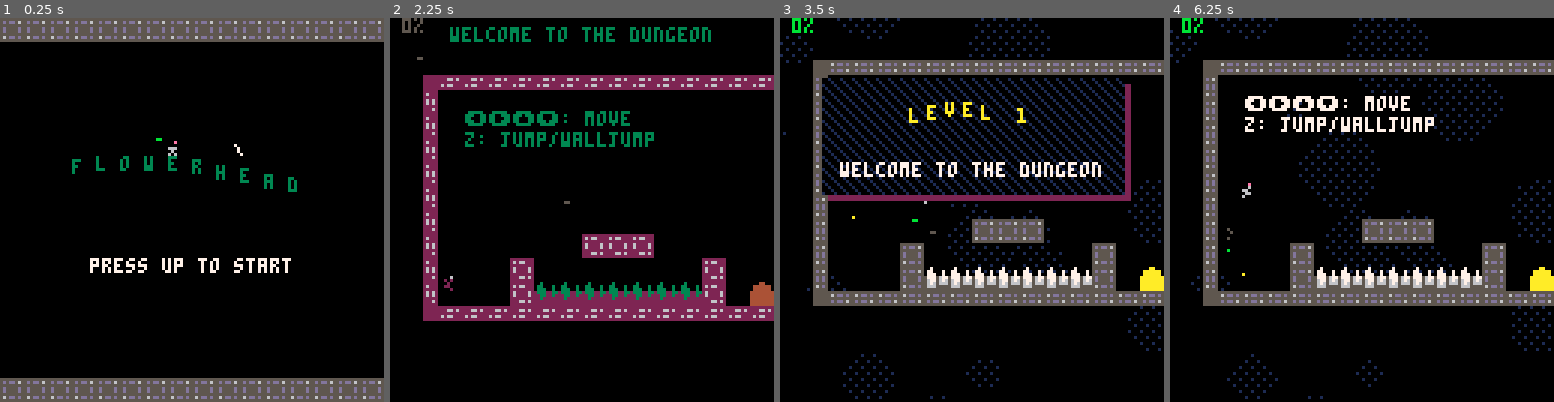
Above: before the commit, frames 1-4 (left to right).
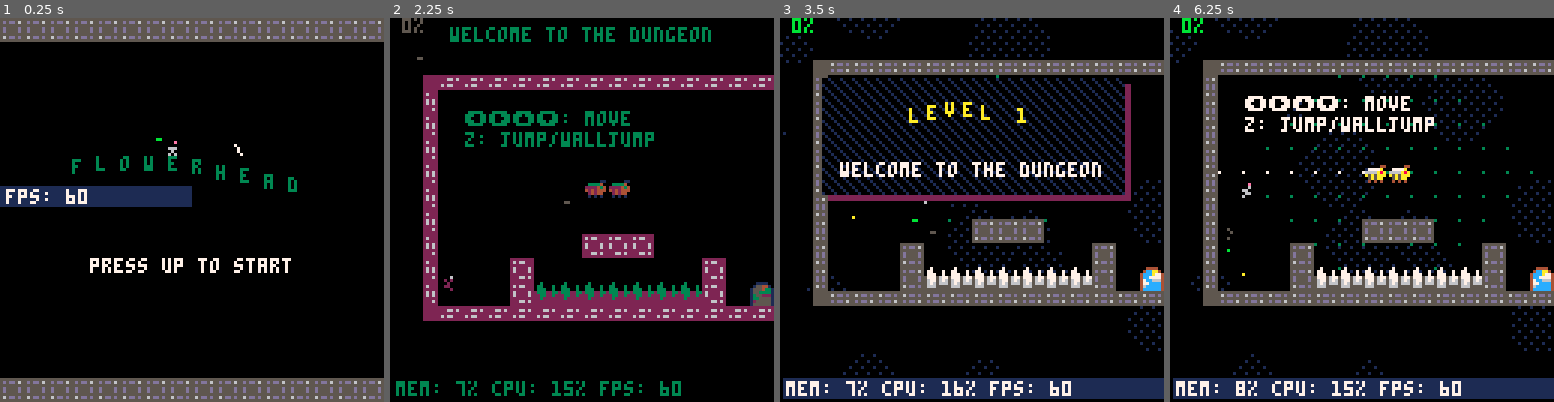
Above: after the commit, the same moments.

Repository: charlietran/flowerhead
Game: PICO-8 cartridge flowerhead.p8
The game is run twice, just before and just after one commit, with the same random seed, the same clock (stepped at 60 frames per second) and the same inputs.
Inputs:
- Up to frame 1 (0.25 s): no input
- Up to frame 2 (2.25 s): tap X (X key) at 0.33, 1.07, 1.85 s; tap O (Z key) at 0.7, 1.7, 2.1 s; hold Right 1.6-2.1 s; hold Up from 2.15 s (still down)
- Up to frame 3 (3.5 s): release Up at 2.42 s; hold Right 2.47-3.03 s; tap O (Z key) at 2.5, 2.9, 3.3 s; tap X (X key) at 2.97 s; hold Left from 3.08 s (still down)
- Up to frame 4 (6.25 s): release Left at 3.58 s; tap O (Z key) every 0.4 s from 3.7 to 6.1 s; hold Right 4.02-4.68 s; tap X (X key) at 4.08, 5.2 s; hold Up 4.73-5.03 s; hold Left 5.08-5.68 s; hold Right from 6.08 s (still down)

The runs differ from the first frame. In frame 1, 2.7% of the frame differs, in the area x 0-50%, y 43-50%; in frame 2, 1.6%; in frame 3, 5.6%; in frame 4, 6.4%, in the area x 0-100%, y 14-100%.

Commit message:
Breadth First Pathfinding

Diff:
--- a/flowerhead.p8
+++ b/flowerhead.p8
@@ -6,11 +6,9 @@
 
 -- todo
 --
--- instructions / tutorial
--- levels, diff progression
 -- enemies
 
-debug=false
+debug=true
 menuitem(1,"toggle debugging", function() debug=not debug end)
 
 function _init()
@@ -55,6 +53,7 @@
 		tutorials,
 		grasses,
 		player,
+    bees,
 		specks,
 		bombs,
 		explosions,
@@ -301,6 +300,7 @@
   lvl.plantable=0
   lvl.planted=0
   lvl.percent_complete=0
+  lvl.frame=0
 
   -- determine level bounds
   -- set the pixel bounds in x/y
@@ -332,11 +332,11 @@
         end
       end
 
-      -- if a closed door, set door location
-      if t==35 then
+      -- if door, set door location
+      if t==35 or t==36 then
         lvl.doorx=x
         lvl.doory=y
-        lvl.dooropen=false
+        lvl.dooropen=t==36
       end
     end
   end
@@ -375,9 +375,13 @@
 		return false
 	end
 	local c=self.current
-	if not levels.current.dooropen and c.planted/c.plantable>=1 then
-    levels.current.dooropen=true
-    mset(levels.current.doorx,levels.current.doory,36)
+  c.frame+=1/16
+  if(c.frame==5) c.frame=0
+  mset(c.doorx,c.doory,36+c.frame)
+
+	if not c.dooropen and c.planted/c.plantable>=1 then
+    c.dooropen=true
+    mset(c.doorx,c.doory,36)
 	end
 end
 
@@ -1613,6 +1617,201 @@
 	camera(cam:position())
 end
 
+--the BEES----------------------
+--------------------------------
+bees={
+  list={},
+  paths={},
+	update_interval=60
+}
+
+function bees:init()
+  bees:add(60,40)
+  bees:add(68,40)
+end
+
+function bees:update()
+  local time=t()
+  for _,bee in pairs(bees.list) do
+		bee.update_counter+=1
+		if bee.update_counter == bees.update_interval then
+			bee:pathfinding()
+			bee.update_counter=0
+		end
+		--bee:move()
+	end
+end
+
+function bees.move(bee)
+	bee.frame+=0.25
+	if(bee.frame>2) bee.frame=0
+
+	local xdir = player.x<bee.x and -1 or 1
+	local ydir = player.y<bee.y and -1 or 1
+	local xstep,ystep = xdir*bee.vx,ydir*bee.vy
+
+	--if abs(player.x-bee.x) > 3 then
+	if collide(bee,'x',xstep) then
+	else
+		bee.x += xstep
+	end
+	--end
+	bee.flipx = xdir==-1
+
+	--if abs(player.y-bee.y) > 3 then
+	if collide(bee,'y',ystep) then
+	else
+		bee.y += ystep
+		bee.y+=sin(time)*(0.5)
+	end
+	--end
+end
+
+function bees:draw()
+  for _,bee in pairs(self.list) do
+    spr(
+      24+bee.frame,
+      bee.x-bee.wr,bee.y-bee.hr,
+      1,1,
+      bee.flipx)
+
+		for cell in all(bee.visited) do
+			pset(cell[1]*8,cell[2]*8,3)
+		end
+
+		for cell in all(bee.path) do
+			pset(cell[1]*8,cell[2]*8,7)
+		end
+  end
+end
+
+-- Manhattan distance between start and end
+function bees:distance(start, target)
+	return abs(start[1]-target[1]) + abs(start[2]-target[2])
+end
+
+-- Takes a list of frontier nodes to visit
+-- and returns the one with the minimum
+-- node.cost + distance(node, target)
+function bees:choose_next(frontier)
+	if not a_star then
+		return pop_end(frontier)
+	end
+
+	best_cost = 128*2
+	next_node = nil
+	for _,node in pairs(frontier) do
+
+	end
+end
+
+-- pathfinding logic for finding optimal route to player
+function bees.pathfinding(bee)
+  -- get the cell coordinate of the player
+  local goal=pos_to_cell(player.x,player.y)
+  local goal_index=cell_to_index(goal)
+
+
+	-- set frontier to start with bee's current map position
+	local start=pos_to_cell(bee.x,bee.y)
+	local start_index=cell_to_index(start)
+
+	local frontier={{cell=start, cost=0}}
+	local came_from={}
+	came_from[start_index]="none"
+
+	local current,neighbors
+	local count=0
+
+	bee.visited={}
+
+	local found=false
+
+	while #frontier>0 and not found do
+		--printh("frontier length: "..#frontier)
+		count+=1
+		--current=choose_next(frontier)
+		current=bees:choose_next(frontier)
+		add(bee.visited,current.cell)
+		--printh("searching at: "..current[1]..","..current[2])
+		--mset(current[1],current[2],34)
+		neighbors=bees.get_neighbors(current.cell)
+
+		for neighbor in all(neighbors) do
+			local neighbor_index=cell_to_index(neighbor)
+			if came_from[neighbor_index]==nil then
+				insert(frontier,{cell=neighbor, cost=current.cost+1})
+				came_from[neighbor_index]=current
+			end
+			if neighbor_index==goal_index then
+				printh("FOUND PLAYER IN: "..count)
+				found=true
+				break
+			end
+		end
+	end
+
+	if not current then
+		return
+	end
+
+	current=came_from[goal_index].cell
+	bee.path={current}
+	local path_index=cell_to_index(current)
+
+	while path_index != start_index do
+		insert(bee.path, current)
+		current = came_from[path_index].cell
+		path_index = cell_to_index(current)
+	end
+end
+
+function bees.get_neighbors(pos)
+  local neighbors={}
+  local lvl=levels.current
+	local x,y=pos[1],pos[2]
+
+	if x>lvl.cx1 and not iswall(mget(x-1,y)) then
+		add(neighbors,{x-1,y})
+	end
+	if x<lvl.cx2 and not iswall(mget(x+1,y)) then
+		add(neighbors,{x+1,y})
+	end
+	if y>lvl.cy1 and not iswall(mget(x,y-1)) then
+		add(neighbors,{x,y-1})
+	end
+	if y<lvl.cy2 and not iswall(mget(x,y+1)) then
+		add(neighbors,{x,y+1})
+	end
+
+  return neighbors
+end
+
+function bees:add(x,y)
+  local bee={
+    x=x,
+    y=y,
+    vx=0.5,
+    vy=0.5,
+    wr=3,
+    hr=3,
+    frame=1,
+    flipx=false,
+    die=bees.die,
+		path={},
+		update_counter=0,
+		pathfinding=bees.pathfinding,
+		move=bees.move
+  }
+  add(self.list, bee)
+end
+
+function bees.die(bee)
+  del(bees.list, bee)
+end
+
+
+
 --tutorials---------------------
 --------------------------------
 -- in game tutorial text
@@ -1631,7 +1830,7 @@
     {c=7,t="fill the dungeon with"},
     {c=7,t="flowers to unlock exit"},
     {c=7,t=""},
-    {c=7,t="x: throw flower bomb"},
+    {c=7,t="x:throw flower bomb"},
   }
 }
 
@@ -1688,6 +1887,42 @@
 	for o in all(tbl) do
 		del(tbl,o)
 	end
+end
+
+-- converts x/y coordinate to map cell coords
+function pos_to_cell(x,y)
+  return {
+    flr(x/8),
+    flr(y/8)
+  }
+end
+
+function pop_end(tbl)
+  local top = tbl[#tbl]
+  del(tbl,tbl[#tbl])
+  return top
+end
+
+-- converts x/y coordinates to a unique index
+function cell_to_index(cell)
+  return (cell[1]+1)*128+cell[2]
+end
+
+-- converts a map index back to x/y coords
+function index_to_cell(index)
+  local y=index%128
+  local x=((index-y)/128)-1
+
+  return {x,y}
+end
+
+-- inserts a value at beginning of table,
+-- assuming table index starts at 1
+function insert(tbl,val)
+  for i=#tbl,1,-1 do
+    tbl[i+1]=tbl[i]
+  end
+  tbl[1]=val
 end
 
 -- animation functions
Not shown, changed: 24 lines of the sprite sheet (__gfx__) section of flowerhead.p8
